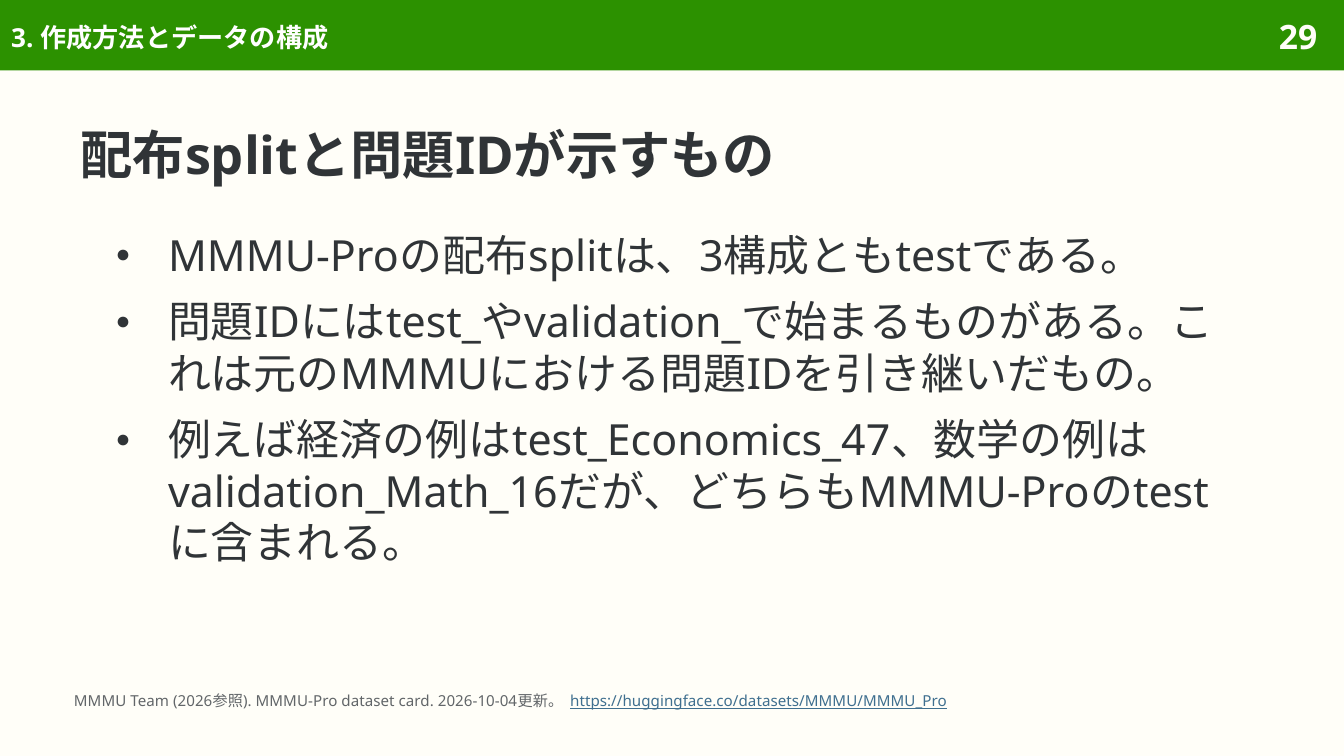
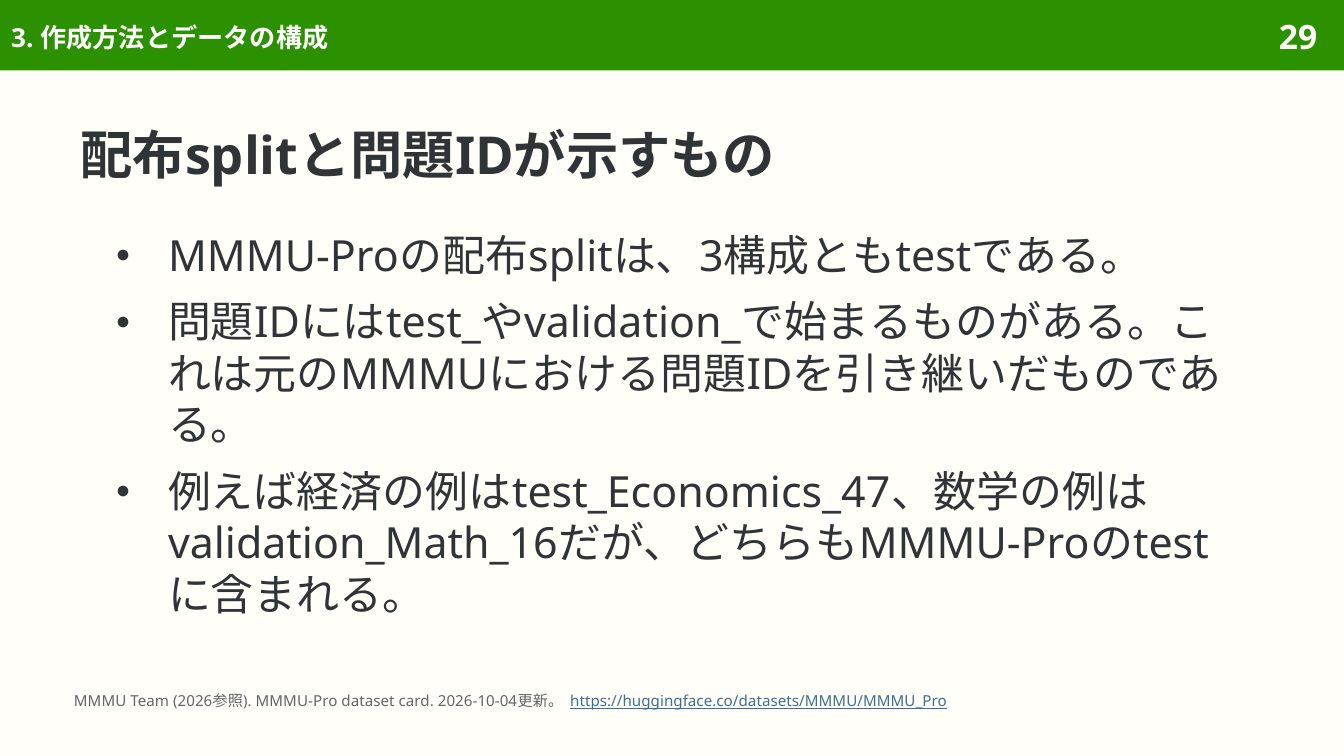
Before and after one commit to sasakiy84/datasets-in-10-minutes, a slide deck: slide 29 of slides/datasets-in-10-minutes-mmmu-pro.pptx. Drawn at 1344x756 pixels with LibreOffice and Linux fonts; fonts in the diff are those of the drawing. Boxes give left, top, right and bottom in pixels: in the first picture for what was removed or moved away, otherwise in the second. Text is boxed around its words. In the diff, an @@ line names an element or a change of style, - is before the commit and + after.

```diff
--- a/slides/datasets-in-10-minutes-mmmu-pro.pptx
+++ b/slides/datasets-in-10-minutes-mmmu-pro.pptx
@@ text at bbox=[168, 301, 1222, 443]: text changed @@
-● 問題IDにはtest_やvalidation_で始まるものがある。これは元のMMMUにおける問題IDを引き継いだもの。
+● 問題IDにはtest_やvalidation_で始まるものがある。これは元のMMMUにおける問題IDを引き継いだものである。
```
Also in this commit, not shown: 15 other slides changed, 7 other files.
